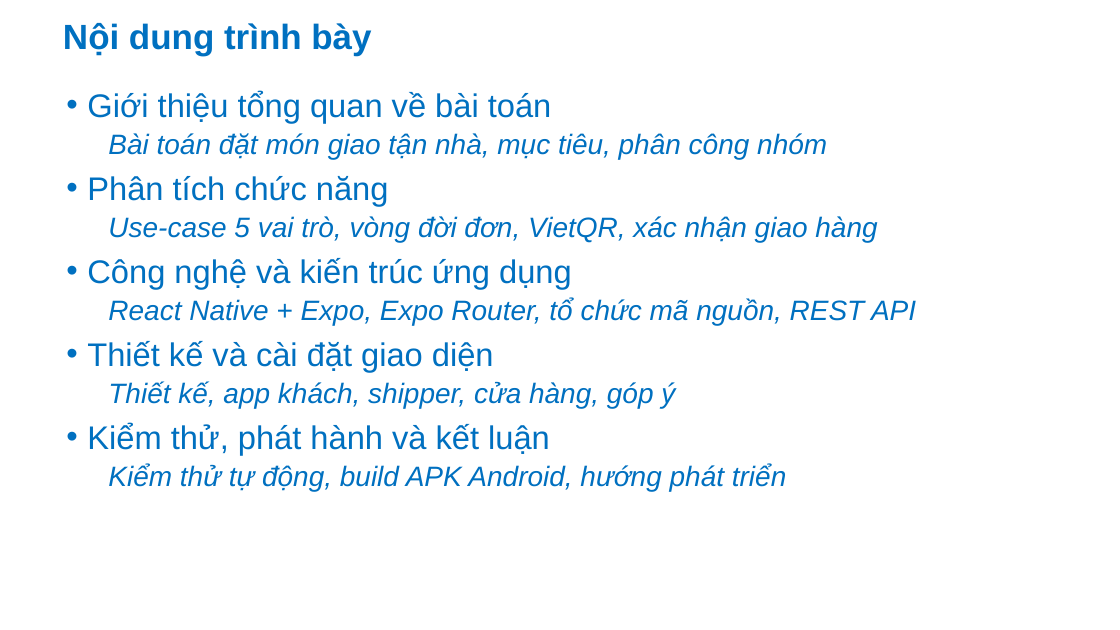
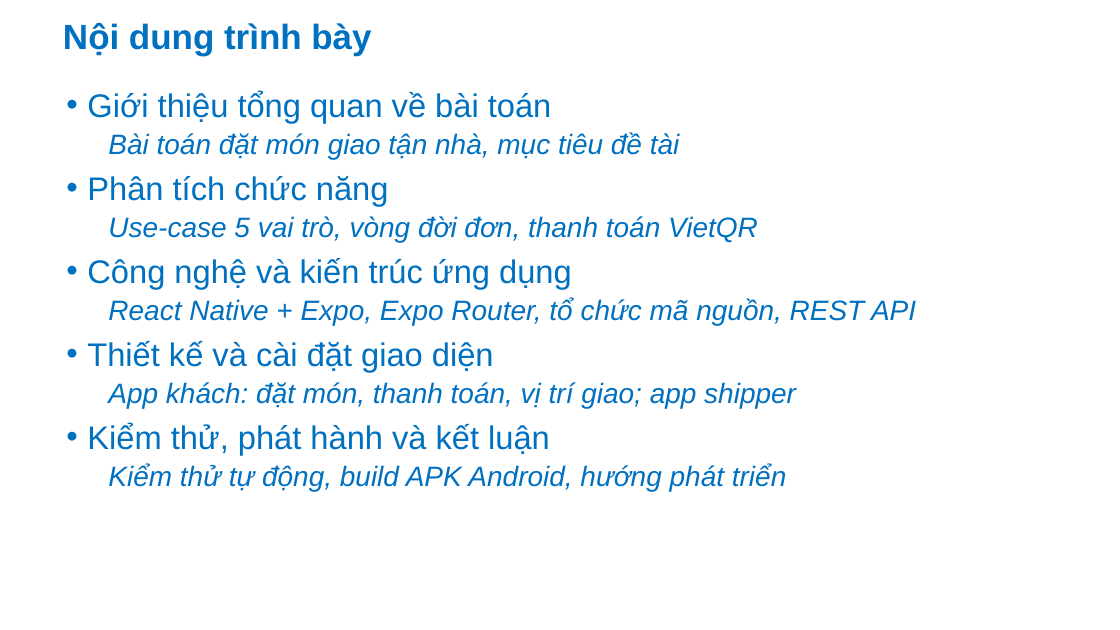
Before and after one commit to Anpham120/restaurant-ordering-mobile, a slide deck: slide 2 of docs/Slide_PTUDDD_AtlasRestaurant.pptx. Drawn at 1120x630 pixels with LibreOffice and Linux fonts; fonts in the diff are those of the drawing; background and template pictures are left out. Boxes give left, top, right and bottom in pixels: in the first picture for what was removed or moved away, otherwise in the second. Text is boxed around its words. In the diff, an @@ line names an element or a change of style, - is before the commit and + after.

```diff
--- a/docs/Slide_PTUDDD_AtlasRestaurant.pptx
+++ b/docs/Slide_PTUDDD_AtlasRestaurant.pptx
@@ text at (108, 132, 680, 159): text changed @@
-  Bài toán đặt món giao tận nhà, mục tiêu, phân công nhóm
+  Bài toán đặt món giao tận nhà, mục tiêu đề tài
@@ text at (108, 216, 758, 242): text changed @@
-  Use-case 5 vai trò, vòng đời đơn, VietQR, xác nhận giao hàng
+  Use-case 5 vai trò, vòng đời đơn, thanh toán VietQR
@@ text at (108, 382, 796, 408): text changed @@
-  Thiết kế, app khách, shipper, cửa hàng, góp ý
+  App khách: đặt món, thanh toán, vị trí giao; app shipper
```
Also in this commit, not shown: 4 other slides changed, 8 slides removed, 1 other file.
